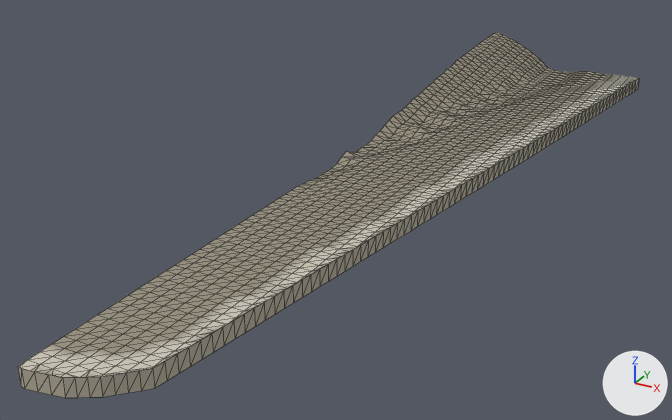
Renders of the glTF model gibraltar/data/build/tiles/T_E2_N2/terrain.glb from each side of a commit.
Rendered twice from a 50 mm camera at (193.0, -62.0, 154.0) aimed at (11.0, 269.0, -11.0). Lighting does not change. The marker at lower right points along +X, +Y and +Z. The first picture is the older version. Mesh edges are drawn as thin lines. Vertices at exactly the same position are counted once.

Names of what the first picture shows: 'T_E2_N2_terrain'.
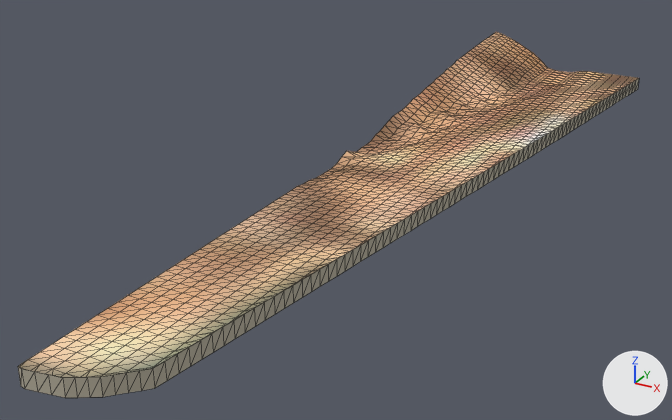
The change, as a list of edits to the scene's bpy script:
```text
Change me_t_e2_n2_terrain:
    where me_t_e2_n2_terrain.from_pydata(...)  # 1396 vertices, 2346 faces; spans x 0.0..91.0, y 96.0..500.0, z -4.0..21.0
    used by ob_t_e2_n2_terrain; location = (0.0, 0.0, 0.0)
    me_t_e2_n2_terrain part 1: 960 faces centred in x 2.0..80.0, y 112.0..498.0, z 1.0..20.0 are repainted in the vertex colours; the middle colour goes from yellow #999280 to beige #e7b58b
    me_t_e2_n2_terrain part 2: 765 faces centred in x 0.0..90.0, y 96.0..498.0, z 1.0..20.0 are repainted in the vertex colours; the middle colour goes from yellow #999280 to brown #c29772
    me_t_e2_n2_terrain part 3: 441 faces centred in x 2.0..87.0, y 102.0..483.0, z 3.0 are repainted in the vertex colours; the middle colour goes from light grey #ccc7b8 to beige #ebc4a0
```

Where the change shows, as pixel boxes (x1, y1, x2, y2) in the pictures (672 x 420 px):
part 1 of me_t_e2_n2_terrain, recoloured: (53, 35, 612, 353) in both
part 2 of me_t_e2_n2_terrain, recoloured: (18, 32, 638, 378) in both
part 3 of me_t_e2_n2_terrain, recoloured: (28, 82, 628, 374) in both
